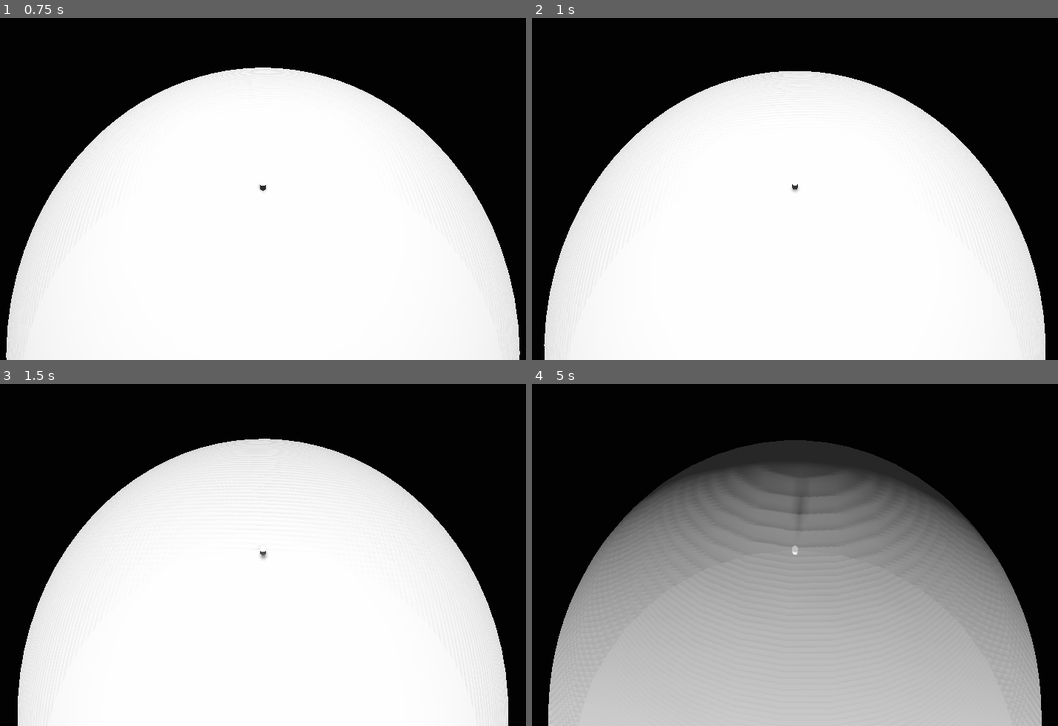
Above: before the commit, frames 1-4 (two rows, left to right).
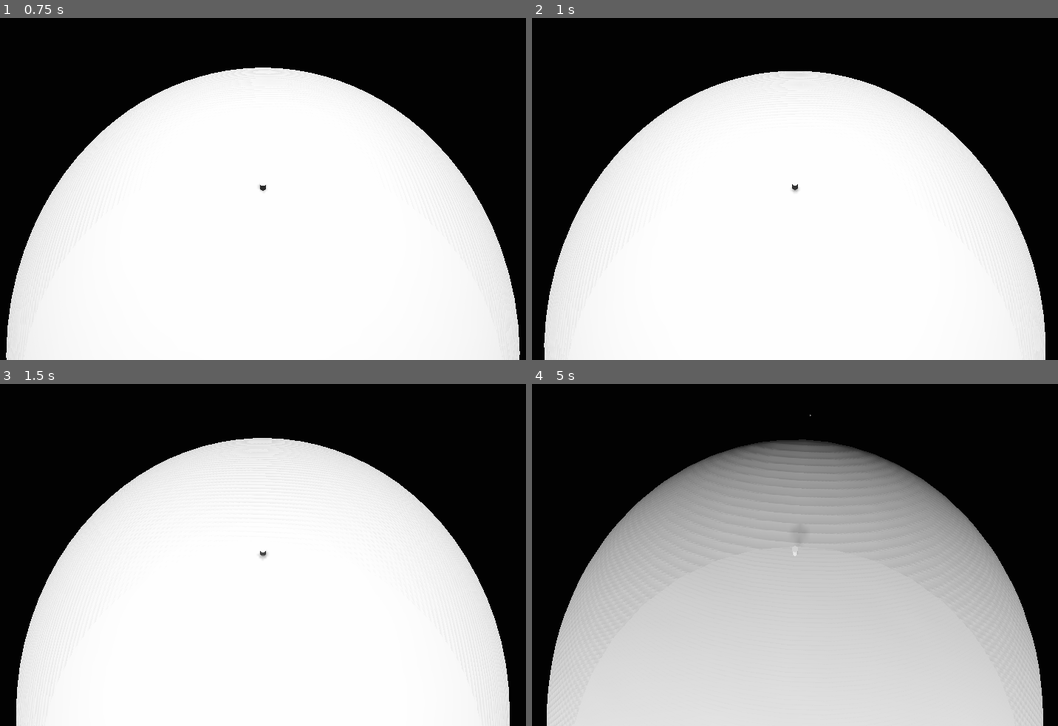
Above: after the commit, the same moments.

Repository: Ivorforce/Godot4-Custom-Gravity
Game: Godot game, scene res://scene/PlanetScene.tscn
Two runs of this game, one before a commit and one after it. Both use one fixed random seed, a clock stepped at 60 frames per second and the inputs below.
Inputs (mouse positions are in pixels of both pictures, inside the frame that each line leads up to):
- Up to frame 1 (0.75 s): move the mouse to (294, 185) at 0.52 s; hold W (forward) from 0.53 s (still down)
- Up to frame 2 (1 s): keep holding W (forward); tap Space (jump) at 0.77 s
- Up to frame 3 (1.5 s): keep holding W (forward); move the mouse to (231, 555) at 1.27 s
- Up to frame 4 (5 s): keep holding W (forward); tap Space (jump) at 1.52, 3.02, 3.77, 4.52 s; move the mouse to (810, 548) at 2.02 s; move the mouse to (789, 558) at 2.77 s; move the mouse to (837, 558) at 3.52 s; move the mouse to (752, 548) at 4.27 s

Frame 1 is identical in both runs. In frame 2, less than 0.1% of the frame differs, in the area x 2-98%, y 15-97%; in frame 3, 0.5%; in frame 4, 57%, in the area x 2-98%, y 8-100%.

Commit message:
Decrease player speed a bit again.

Diff:
--- a/player/Player.gd
+++ b/player/Player.gd
@@ -1,6 +1,6 @@
 extends KinematicBody
 
-export var speed := 15.0
+export var speed := 12.0
 export var jump_strength := 4.0
 
 export var velocity_control_floor := 50.0
